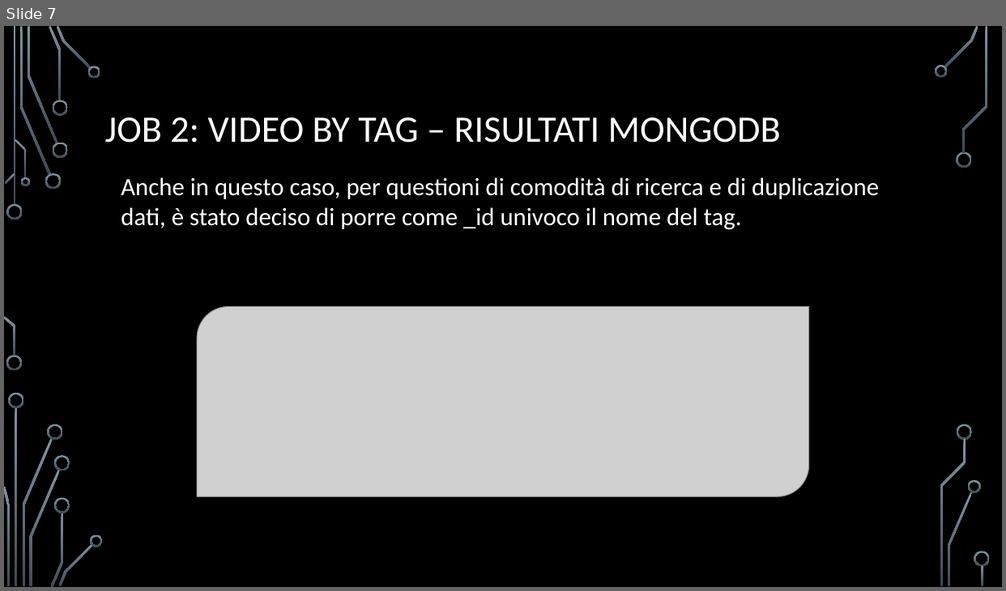
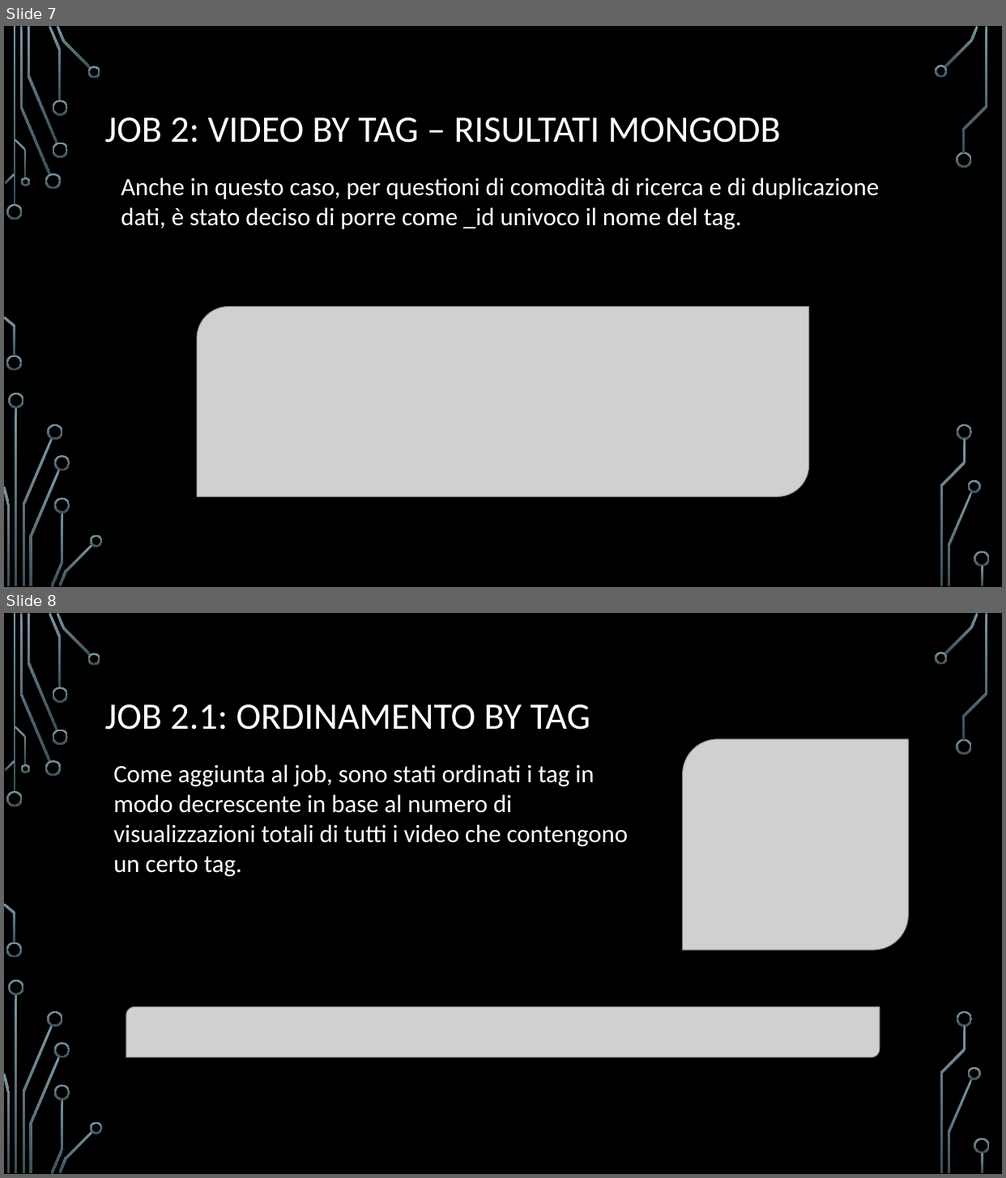
Before and after one commit to carraraFederico/TEDxLearn_ProgettoCloudMobile_2024, a slide deck: Presentazioni/TEDxLearn_part2.pptx. Shown one above the other, each under a label of ours: slide 7 before the commit, slides 7 and 8 after it. The pictures are 1006x591 and 1006x1178 pixels, drawn with LibreOffice and Linux fonts; fonts in the diff are those of the drawing; grey boxes stand for pictures; background and template pictures are left out. Boxes give left, top, right and bottom in pixels: in the first picture for what was removed or moved away, otherwise in the second. Text is boxed around its words. In the diff, an @@ line names an element or a change of style, - is before the commit and + after.

```diff
--- a/Presentazioni/TEDxLearn_part2.pptx
+++ b/Presentazioni/TEDxLearn_part2.pptx
@@ slide 8 added at [4, 613, 1002, 1174], background picture (left out); not listed: 36 template elements that a slide beside it also shows @@
@@ title added at [105, 705, 590, 730], 36 pt, text #FFFFFF @@
+JOB 2.1: ORDINAMENTO BY TAG
@@ picture added at [682, 739, 908, 951] @@
@@ text added at [113, 764, 628, 877], 24 pt, text #FFFFFF @@
+Come aggiunta al job, sono stati ordinati i tag in modo decrescente in base al numero di visualizzazioni totali di tutti i video che contengono un certo tag.
@@ picture added at [126, 1007, 880, 1058] @@
```
Also in this commit, not shown: 1 slide changed, 1 other file.
